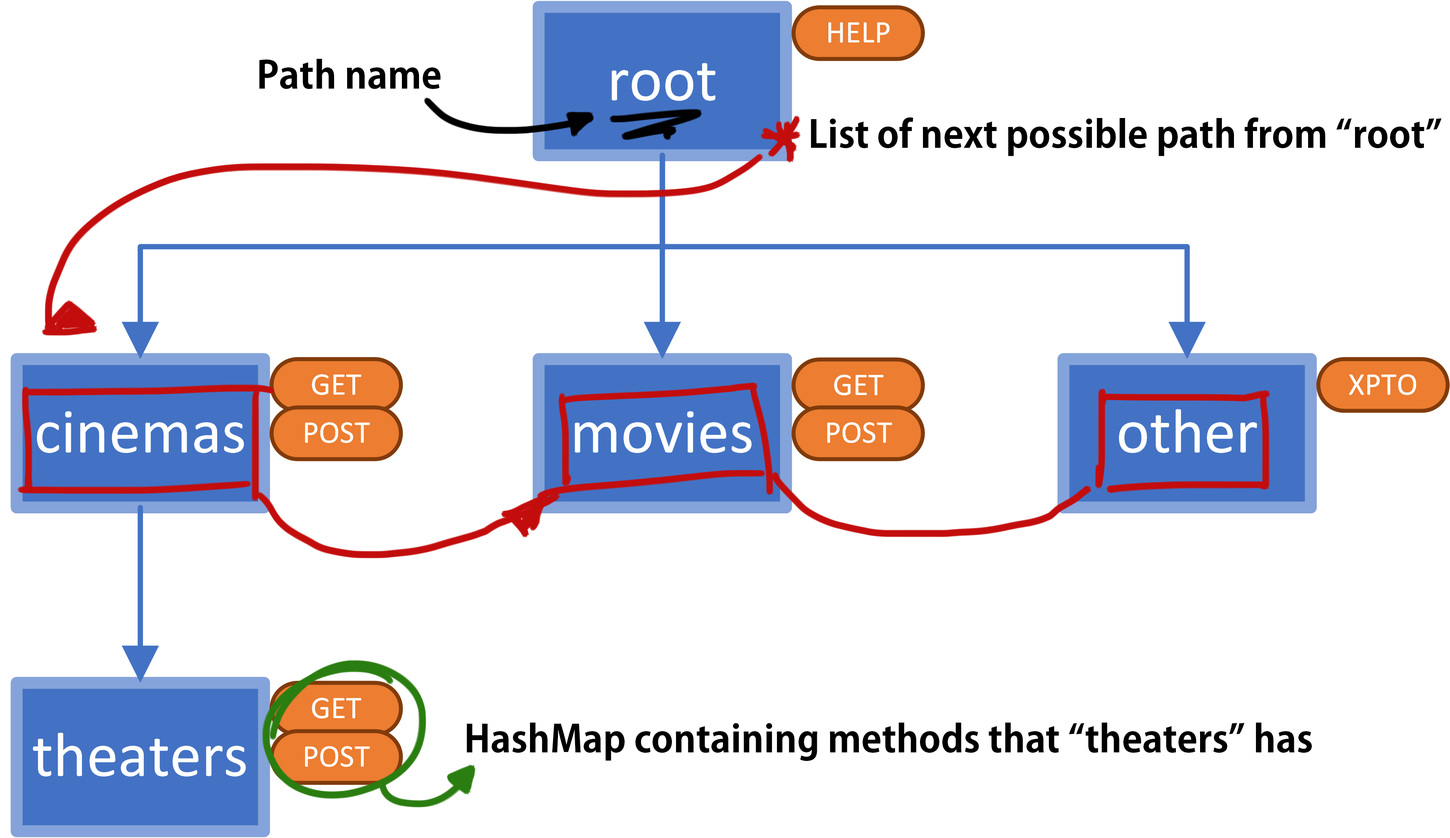
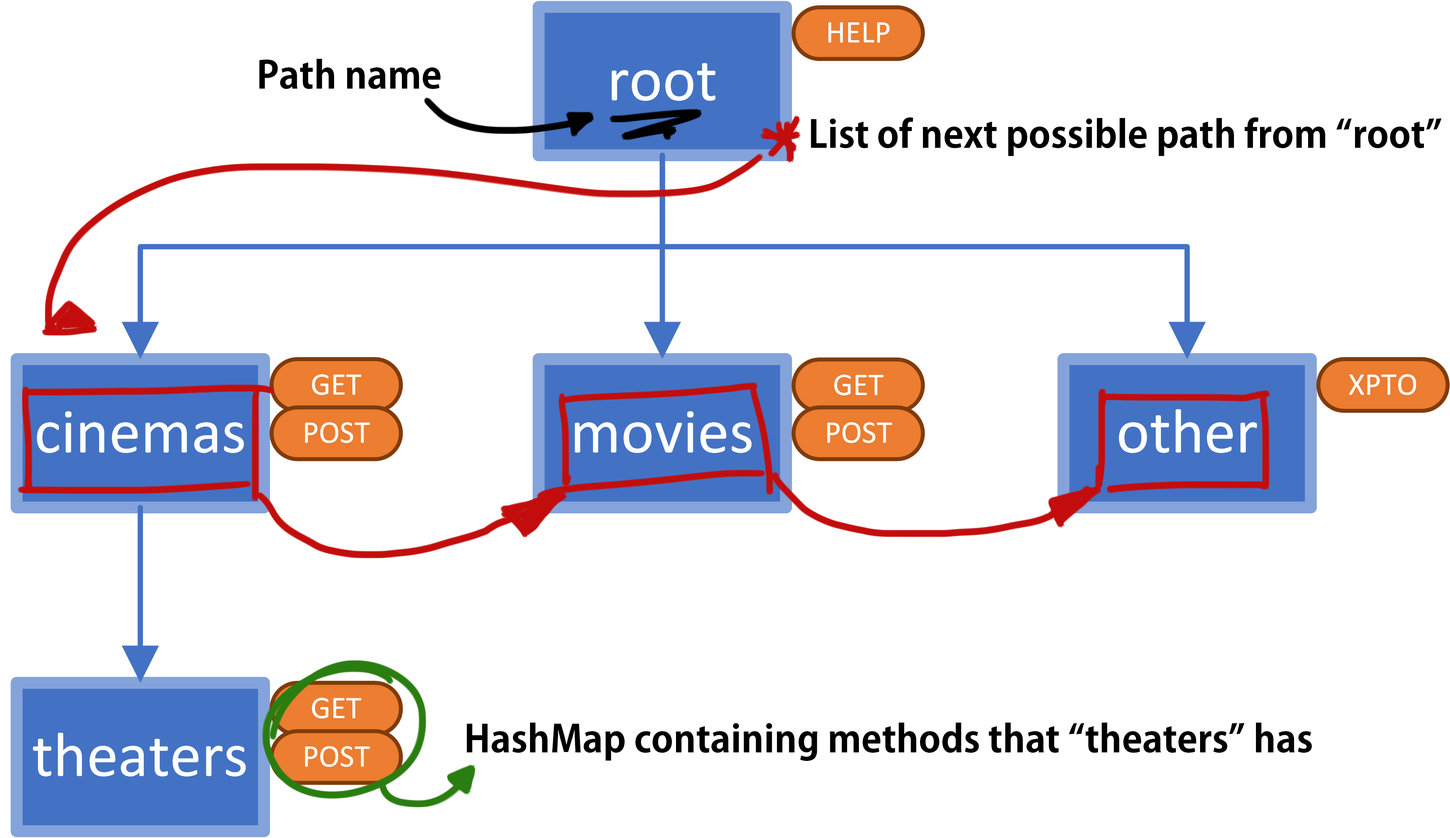
Two versions of the same layered image (1450x838). Layer-by-layer changes:
painted on "Layer 1" over left=499, top=486, right=1103, bottom=536
